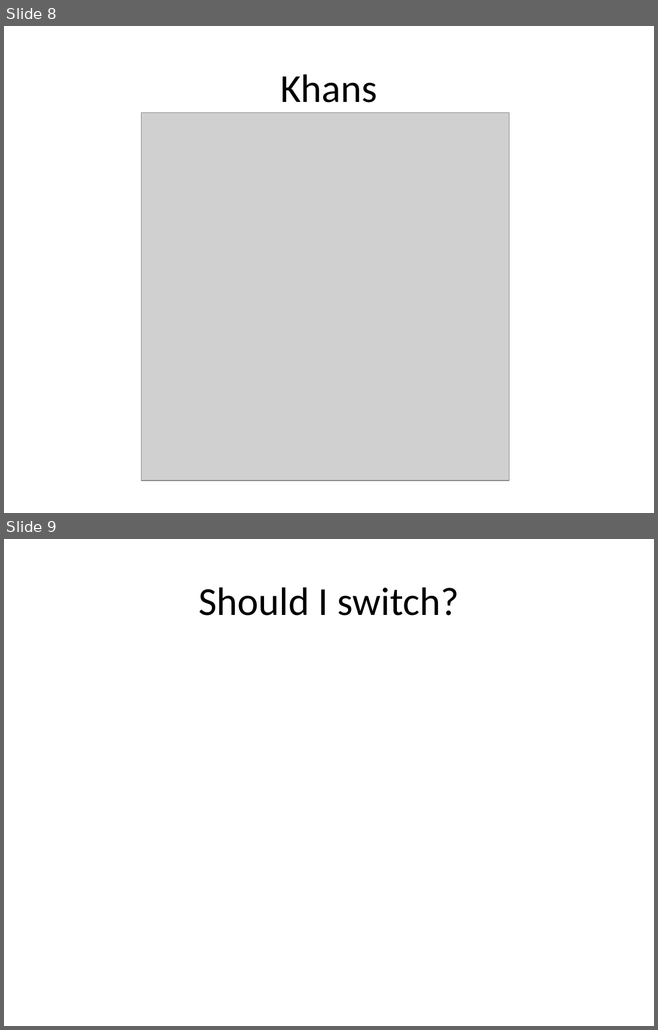
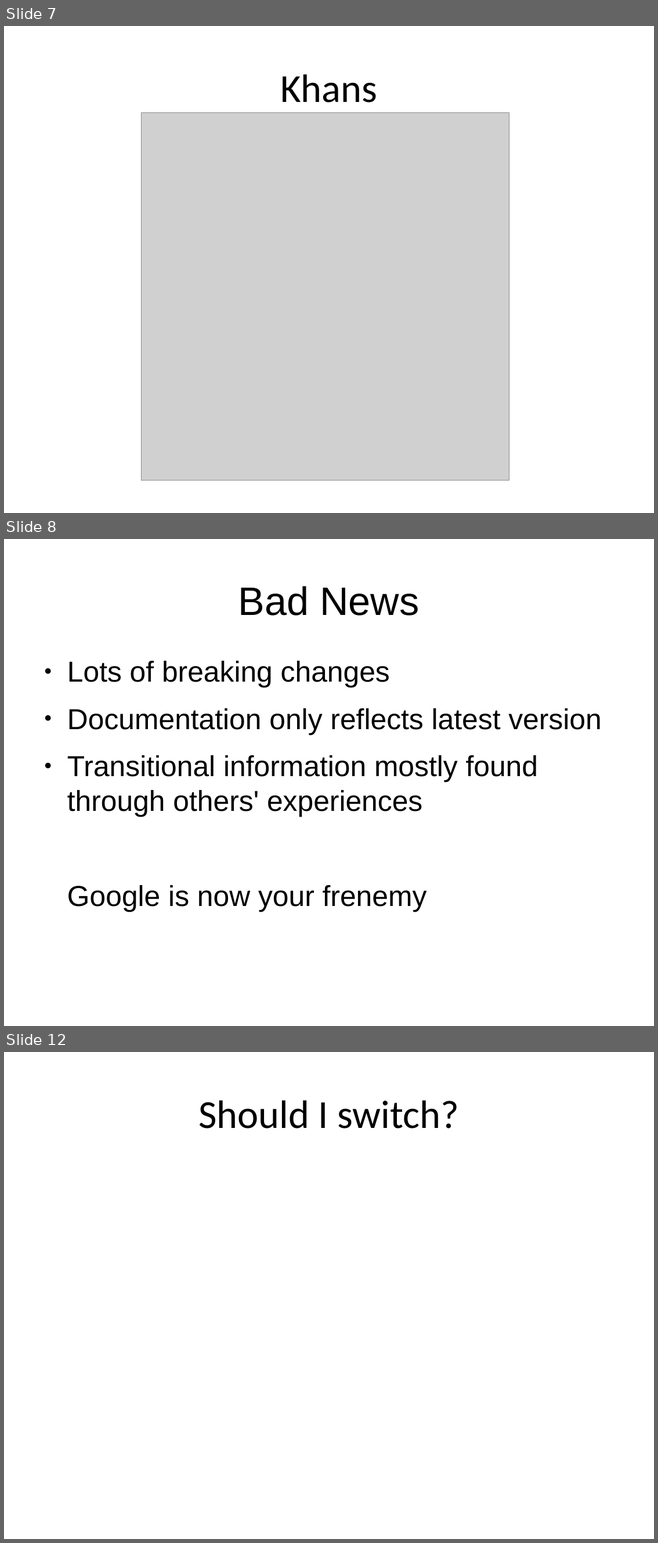
Before and after one commit to trognus/devcon2016, a slide deck: devconNg2.odp. Shown one above the other, each under a label of ours: slides 8 and 9 before the commit, slides 7, 8 and 12 after it; the slides between them are not shown. The pictures are 658x1030 and 658x1543 pixels, drawn with LibreOffice and Linux fonts; fonts in the diff are those of the drawing; grey boxes stand for pictures. Boxes give left, top, right and bottom in pixels: in the first picture for what was removed or moved away, otherwise in the second. Text is boxed around its words. In the diff, an @@ line names an element or a change of style, - is before the commit and + after.

```diff
--- a/devconNg2.odp
+++ b/devconNg2.odp
@@ slide 8 added at box(4, 539, 654, 1026), background #FFFFFF @@
@@ title added at box(238, 586, 419, 616), 44 pt, text #000000 @@
+Bad News
@@ text added at box(67, 661, 601, 912), 32 pt, text #000000 @@
+● Lots of breaking changes
+● Documentation only reflects latest version
+● Transitional information mostly found through others' experiences
+Google is now your frenemy
@@ what was slide 8 is now slide 7 @@
@@ what was slide 9 is now slide 12 @@
```
Also in this commit, not shown: 4 slides changed, 2 other slides added.
